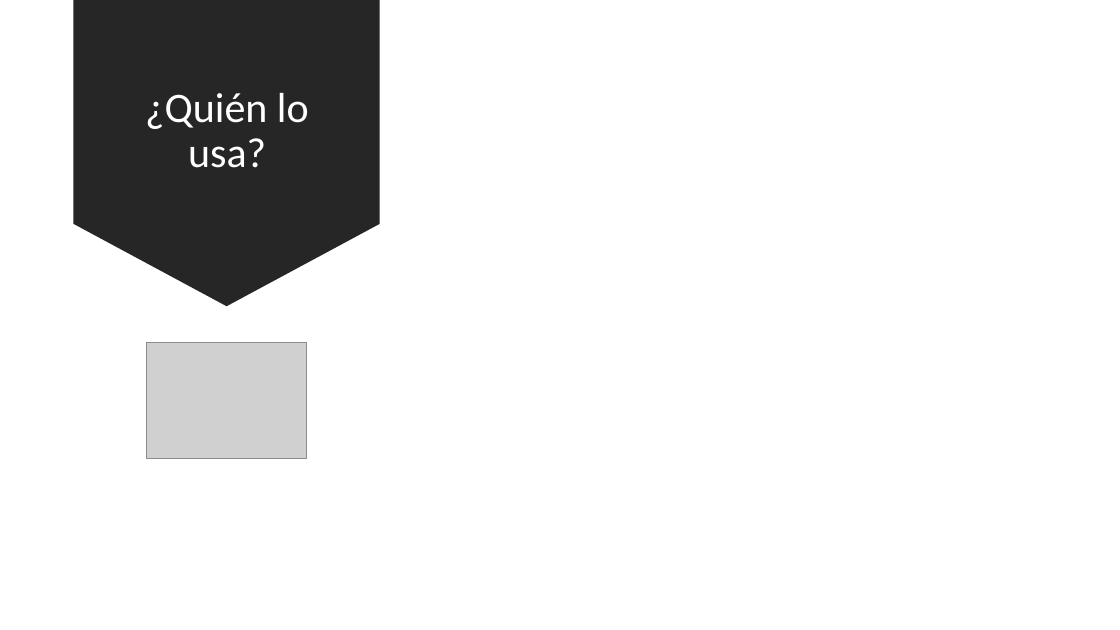
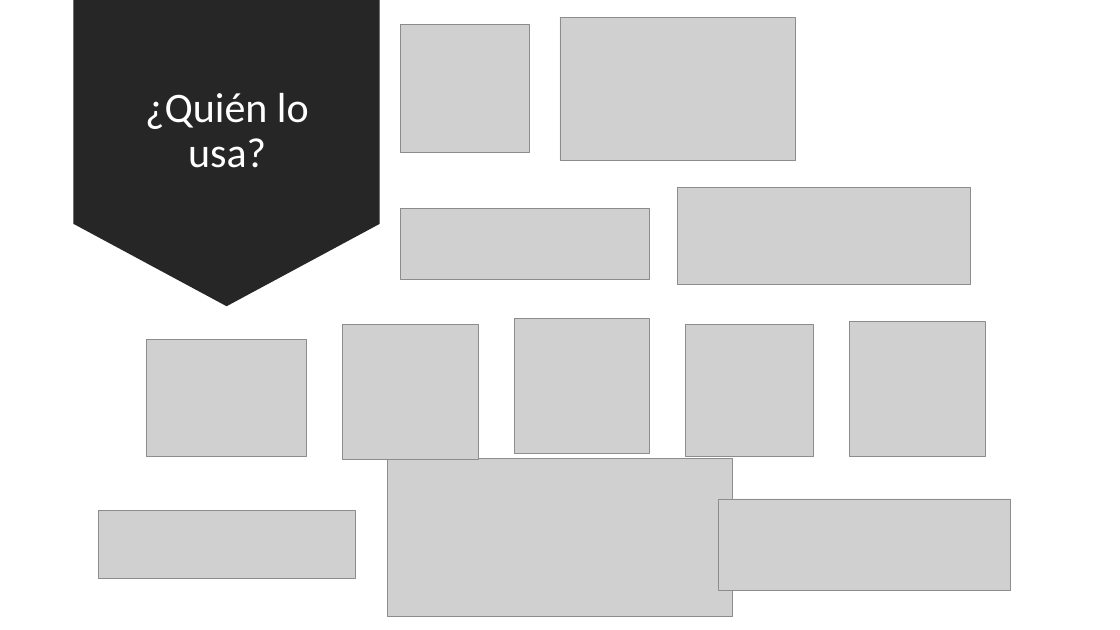
Before and after one commit to levinux/cursoPython, a slide deck: slide 3 of intro.pptx (slide 4 before the commit). Drawn at 1120x630 pixels with LibreOffice and Linux fonts; fonts in the diff are those of the drawing; grey boxes stand for pictures. Boxes give left, top, right and bottom in pixels: in the first picture for what was removed or moved away, otherwise in the second. Text is boxed around its words. In the diff, an @@ line names an element or a change of style, - is before the commit and + after.

```diff
--- a/intro.pptx
+++ b/intro.pptx
@@ picture added at [401, 24, 529, 153] @@
@@ picture added at [560, 18, 796, 160] @@
@@ picture added at [401, 208, 649, 281] @@
@@ picture added at [678, 187, 970, 285] @@
@@ picture added at [343, 324, 478, 460] @@
@@ picture added at [514, 318, 649, 454] @@
@@ picture added at [686, 325, 814, 456] @@
@@ picture added at [850, 321, 986, 456] @@
@@ picture added at [388, 459, 733, 616] @@
@@ picture added at [718, 499, 1011, 591] @@
@@ picture added at [98, 511, 355, 579] @@
```
Also in this commit, not shown: 1 other slide changed, 2 slides added, 1 other file.
